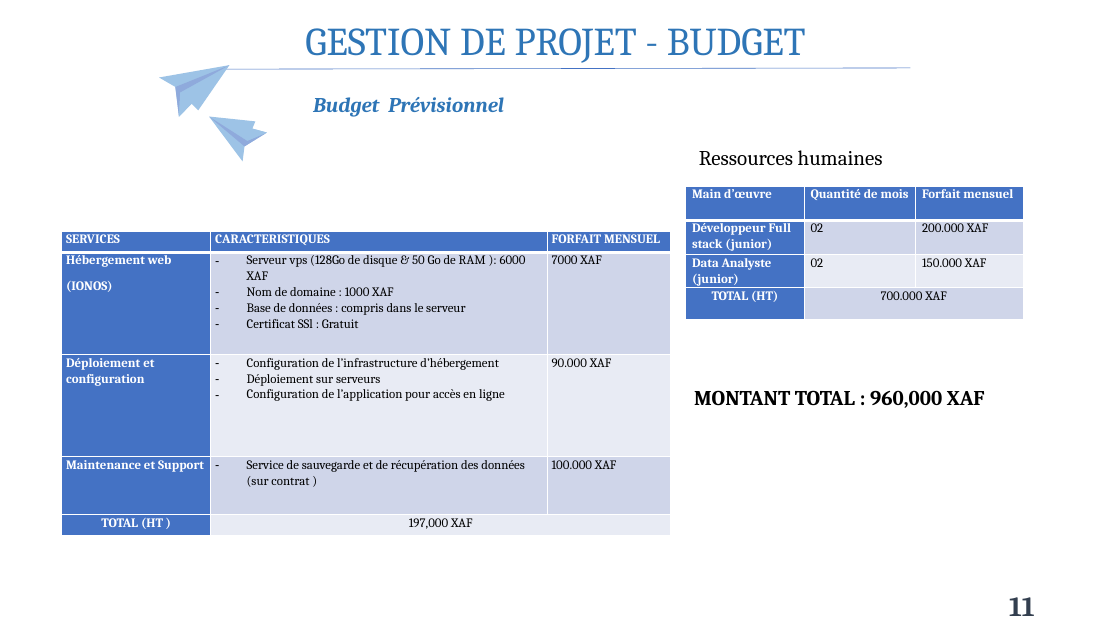
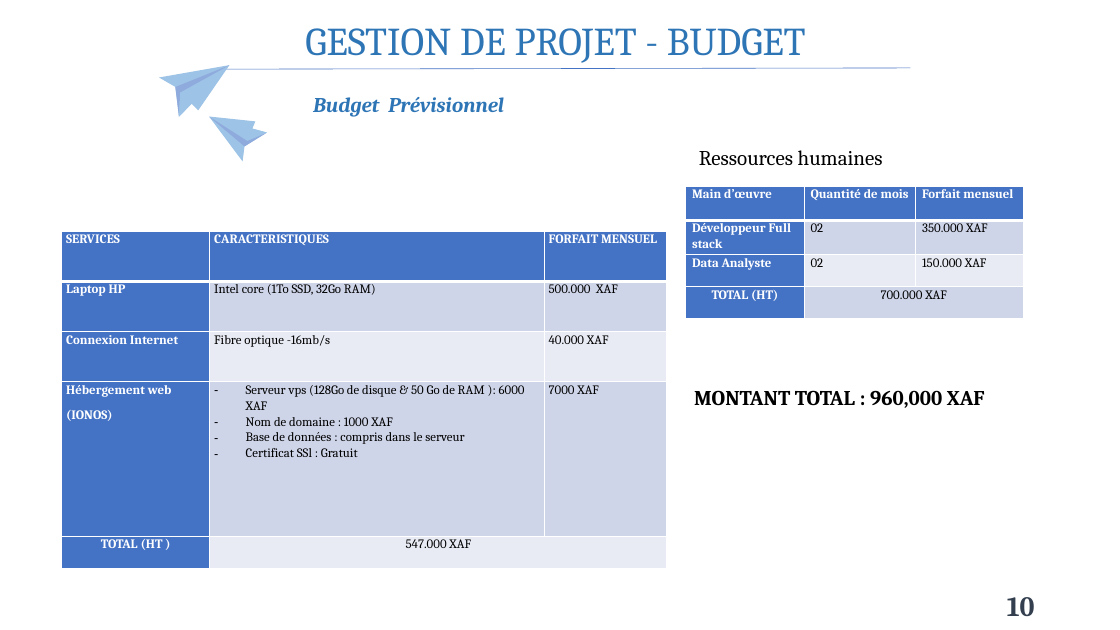
Before and after one commit to Claude127/stageX2, a slide deck: slide 10 of Presentation1.pptx (slide 11 before the commit). Drawn at 1120x630 pixels with LibreOffice and Linux fonts; fonts in the diff are those of the drawing. Boxes give left, top, right and bottom in pixels: in the first picture for what was removed or moved away, otherwise in the second. Text is boxed around its words. In the diff, an @@ line names an element or a change of style, - is before the commit and + after.

```diff
--- a/Presentation1.pptx
+++ b/Presentation1.pptx
@@ table at (686, 186, 1023, 318) @@
-row 2, column 1: Développeur Full stack (junior)
+row 2, column 1: Développeur Full stack
-row 2, column 3: 200.000 XAF
+row 2, column 3: 350.000 XAF
-row 3, column 1: Data Analyste (junior)
+row 3, column 1: Data Analyste
@@ table at (62, 231, 667, 568) @@
+row 2: Laptop HP | Intel core (1To SSD, 32Go RAM) | 500.000 XAF
+row 3: Connexion Internet | Fibre optique -16mb/s | 40.000 XAF
-row 3: Déploiement et configuration | Configuration de l’infrastructure d’hébergement / Déploiement sur serveurs / Configuration de l’application pour accès en ligne | 90.000 XAF
-row 4: Maintenance et Support | Service de sauvegarde et de récupération des données (sur contrat ) | 100.000 XAF
-row 5: TOTAL (HT ) | 197,000 XAF | 
+row 5: TOTAL (HT ) | 547.000 XAF | 
@@ table: place and size @@
-table at (62, 231, 671, 536)
+table at (62, 231, 667, 568)
@@ page number at (1007, 597, 1035, 616): text changed @@
-11
+10
```
Also in this commit, not shown: 1 other slide changed, 1 slide removed, 6 other files.
